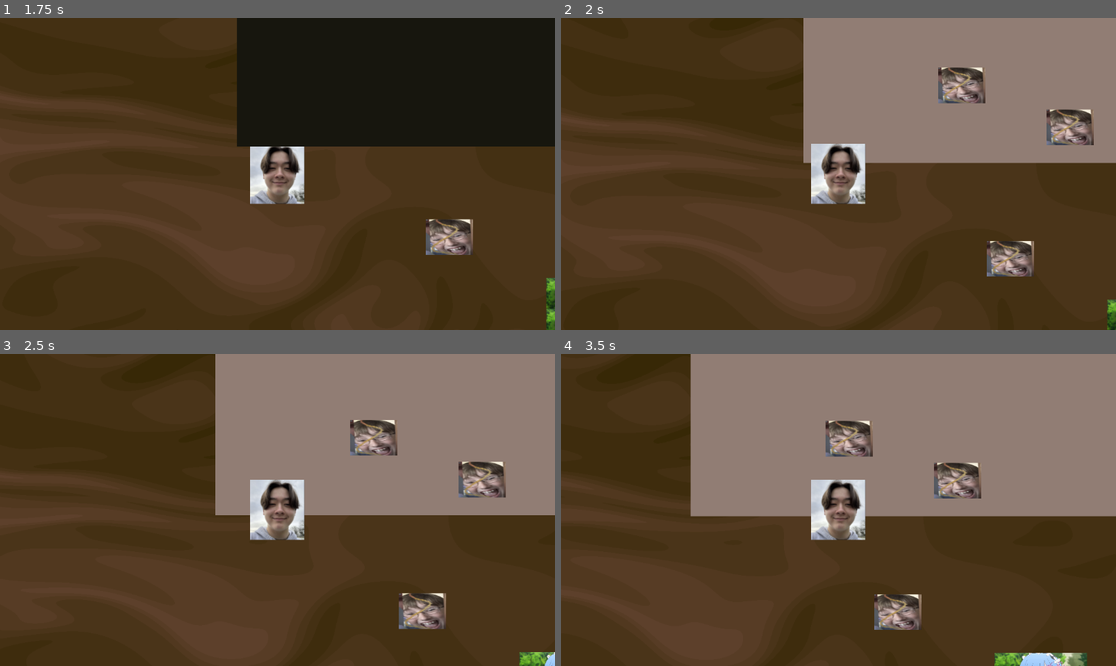
Above: before the commit, frames 1-4 (two rows, left to right).
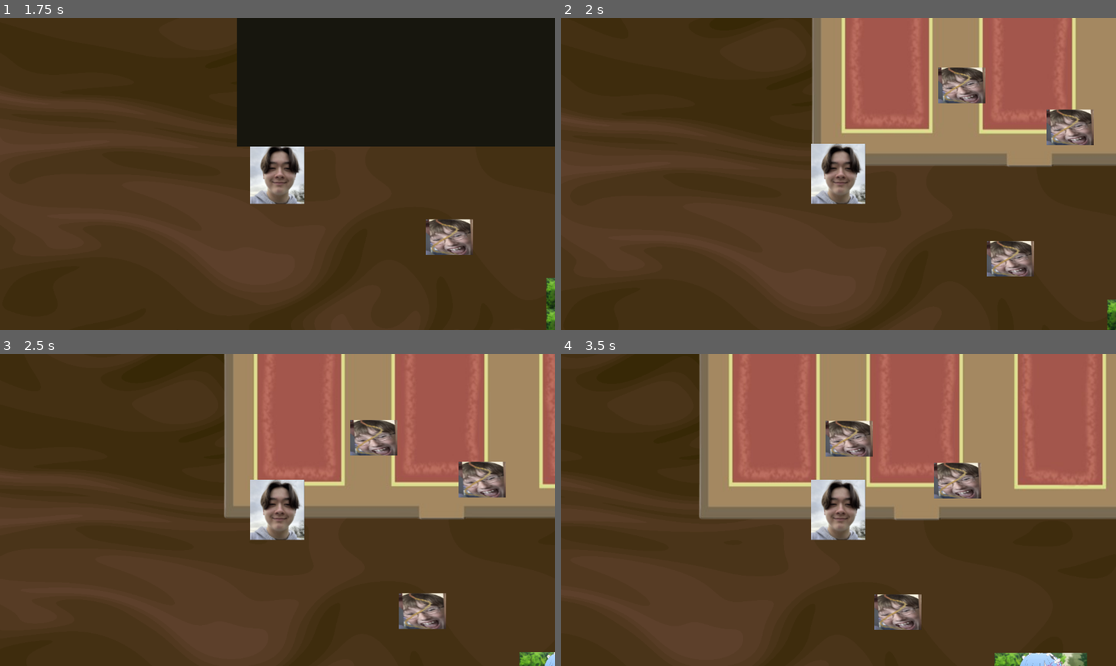
Above: after the commit, the same moments.

Repository: arrowira/shopJam
Game: Godot game, scene res://scenes/main.tscn
The game is run twice, just before and just after one commit, with the same random seed, the same clock (stepped at 60 frames per second) and the same inputs.
Inputs:
- Up to frame 1 (1.75 s): tap Enter at 0.5 s; hold E (eat) 0.53-1.28 s; hold W (up) from 0.53 s (still down); tap E (eat) at 1.35 s
- Up to frame 2 (2 s): keep holding W (up)
- Up to frame 3 (2.5 s): release W (up) at 2.03 s; hold D (left) from 2.03 s (still down); hold E (eat) from 2.03 s (still down)
- Up to frame 4 (3.5 s): keep holding D (left); release E (eat) at 2.78 s; tap E (eat) at 2.85 s

Frame 1 is identical in both runs. In frame 2, 15% of the frame differs, in the area x 43-100%, y 0-48%; in frame 3, 18%; in frame 4, 25%, in the area x 23-100%, y 0-54%.

Commit message:
shop sprite

Diff:
--- a/new-game-project/scenes/shop.tscn
+++ b/new-game-project/scenes/shop.tscn
@@ -1,6 +1,7 @@
-[gd_scene load_steps=7 format=3 uid="uid://lnwbof5s0xcp"]
+[gd_scene load_steps=8 format=3 uid="uid://lnwbof5s0xcp"]
 
 [ext_resource type="Script" uid="uid://ctn4skimp326w" path="res://scripts/shop.gd" id="1_lx5au"]
+[ext_resource type="Texture2D" uid="uid://cfepopt4ktatk" path="res://sprites/carpetstore-removebg-preview.png" id="2_xfvoa"]
 
 [sub_resource type="RectangleShape2D" id="RectangleShape2D_xfvoa"]
 size = Vector2(934, 553)
@@ -72,13 +73,11 @@
 [node name="shop" type="Node2D"]
 script = ExtResource("1_lx5au")
 
-[node name="ColorRect2" type="ColorRect" parent="."]
+[node name="ColorRect2" type="Sprite2D" parent="."]
 z_index = -2
-offset_left = -469.0
-offset_top = -398.0
-offset_right = 473.0
-offset_bottom = 161.0
-color = Color(0.5689163, 0.49132615, 0.4542536, 1)
+position = Vector2(-16, -69)
+scale = Vector2(1.5858897, 1.8276762)
+texture = ExtResource("2_xfvoa")
 
 [node name="ColorRect" type="ColorRect" parent="."]
 z_index = 100
Binary file added: new-game-project/sprites/carpetstore-removebg-preview.png
Not shown, added: new-game-project/sprites/carpetstore-removebg-preview.png.import
